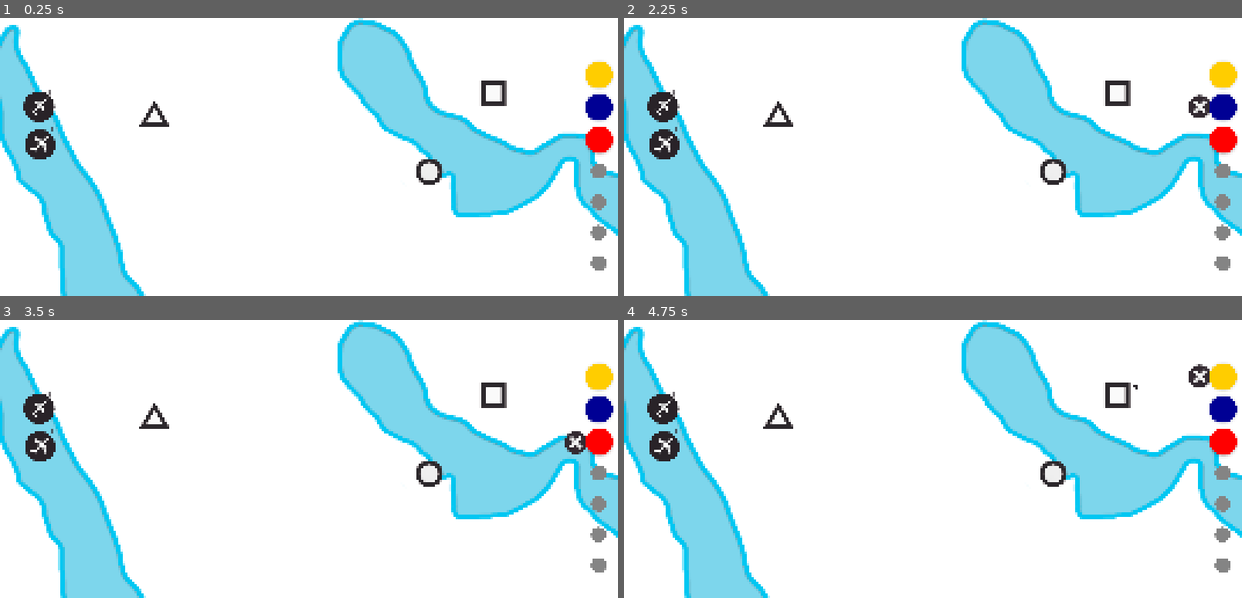
Above: before the commit, frames 1-4 (two rows, left to right).
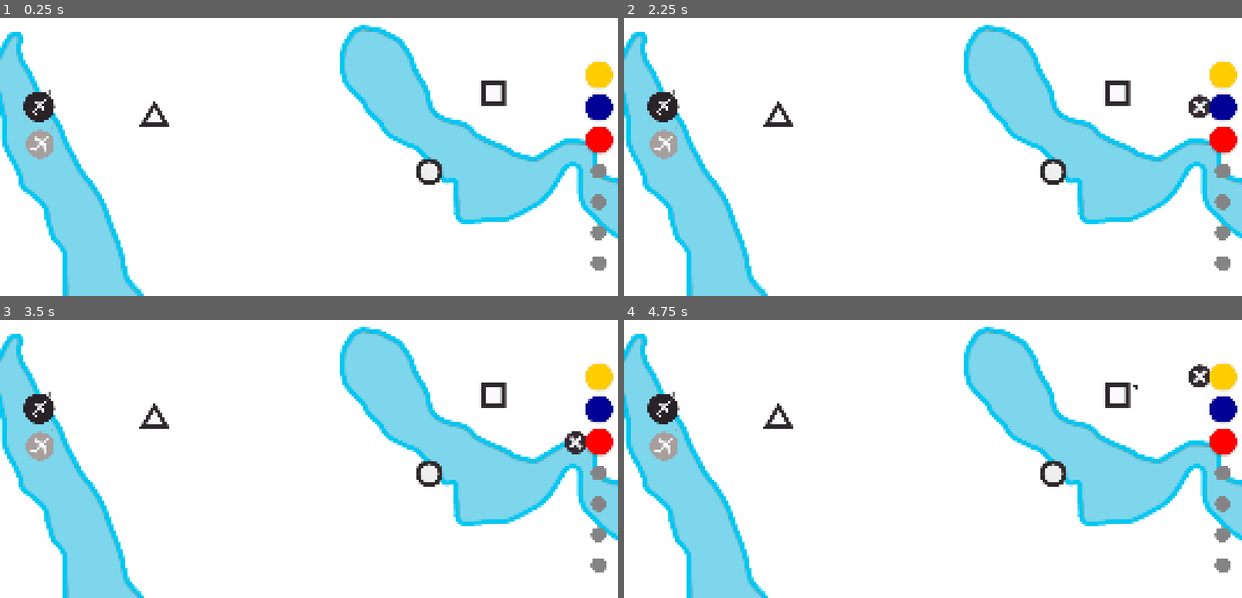
Above: after the commit, the same moments.

Repository: top-it-090304/Holding-Pattern
Game: Godot game, scene res://scene/Main.tscn
Two runs of this game, one before a commit and one after it. Both use one fixed random seed, a clock stepped at 60 frames per second and the inputs below.
Inputs (mouse positions are in pixels of both pictures, inside the frame that each line leads up to):
- Up to frame 1 (0.25 s): no input
- Up to frame 2 (2.25 s): click (1223, 73) at 0.5 s; click (1223, 76) at 1.25 s; click (1223, 106) at 2 s
- Up to frame 3 (3.5 s): click (599, 442) at 2.75 s
- Up to frame 4 (4.75 s): click (1198, 442) at 3.5 s; click (1223, 378) at 4.25 s

The runs differ from the first frame. In frame 1, 5.4% of the frame differs, in the area x 0-100%, y 0-100%; in frame 2, 5.4%; in frame 3, 5.2%; in frame 4, 5.4%.

Commit message:
UI: bug fix

Diff:
--- a/scene/Main.tscn
+++ b/scene/Main.tscn
@@ -92,7 +92,7 @@
 
 [node name="Map" type="Sprite2D" parent="." unique_id=1367451836]
 z_index = -1
-position = Vector2(1596, 391)
+position = Vector2(1452.0001, 401)
 scale = Vector2(1.1007812, 1)
 texture = ExtResource("2_pnqar")
 
@@ -101,7 +101,7 @@
 autostart = true
 
 [node name="WeekTimer" type="Timer" parent="." unique_id=1788865495]
-wait_time = 120.0
+wait_time = 140.0
 autostart = true
 
 [node name="GameOverUI" type="CanvasLayer" parent="." unique_id=2125910932]
@@ -341,10 +341,10 @@
 [node name="TexturePlaneGhost" type="TextureRect" parent="UI/CountPlanePack" unique_id=1382701883]
 unique_name_in_owner = true
 layout_mode = 0
-offset_left = -1408.0
-offset_top = -628.0
-offset_right = -1231.6333
-offset_bottom = -485.0
+offset_left = -1571.0
+offset_top = -632.0
+offset_right = -1394.6333
+offset_bottom = -489.0
 texture = ExtResource("8_eik88")
 
 [node name="AddPlane" type="TextureRect" parent="UI/CountPlanePack" unique_id=1910985803]
@@ -368,10 +368,10 @@
 [node name="TextureBigPlaneGhost" type="TextureRect" parent="UI/CountPlanePack" unique_id=138101095]
 unique_name_in_owner = true
 layout_mode = 0
-offset_left = -1436.0
-offset_top = -457.0
-offset_right = -1224.8
-offset_bottom = -281.0
+offset_left = -1588.0
+offset_top = -460.0
+offset_right = -1376.8
+offset_bottom = -284.0
 texture = ExtResource("16_kxuod")
 
 [node name="CountBigPlanePack" type="Control" parent="UI" unique_id=700237397]
--- a/scripts/GameData.gd
+++ b/scripts/GameData.gd
@@ -1,7 +1,7 @@
 extends Node
 
 var start_planes: int = 3
-var big_planes: int = 1
+var big_planes: int = 0
 var max_passengers: int = 6
 var current_week: int = 1
 
--- a/scripts/Plane_add.gd
+++ b/scripts/Plane_add.gd
@@ -69,7 +69,7 @@
 	get_parent().add_child(ghost_plane)
 	ghost_plane.top_level = true
 	ghost_plane.z_index = 11
-	ghost_plane.scale = Vector2(4.0, 4.0)
+	ghost_plane.scale = Vector2(2.0, 2.0)
 	ghost_plane.global_position = get_viewport().get_mouse_position()  + Vector2(0.0, -180.0)
 
 func _stop_plane_add():
Binary file changed: objects/Fly_ghost.png
Binary file changed: objects/map3d.png
